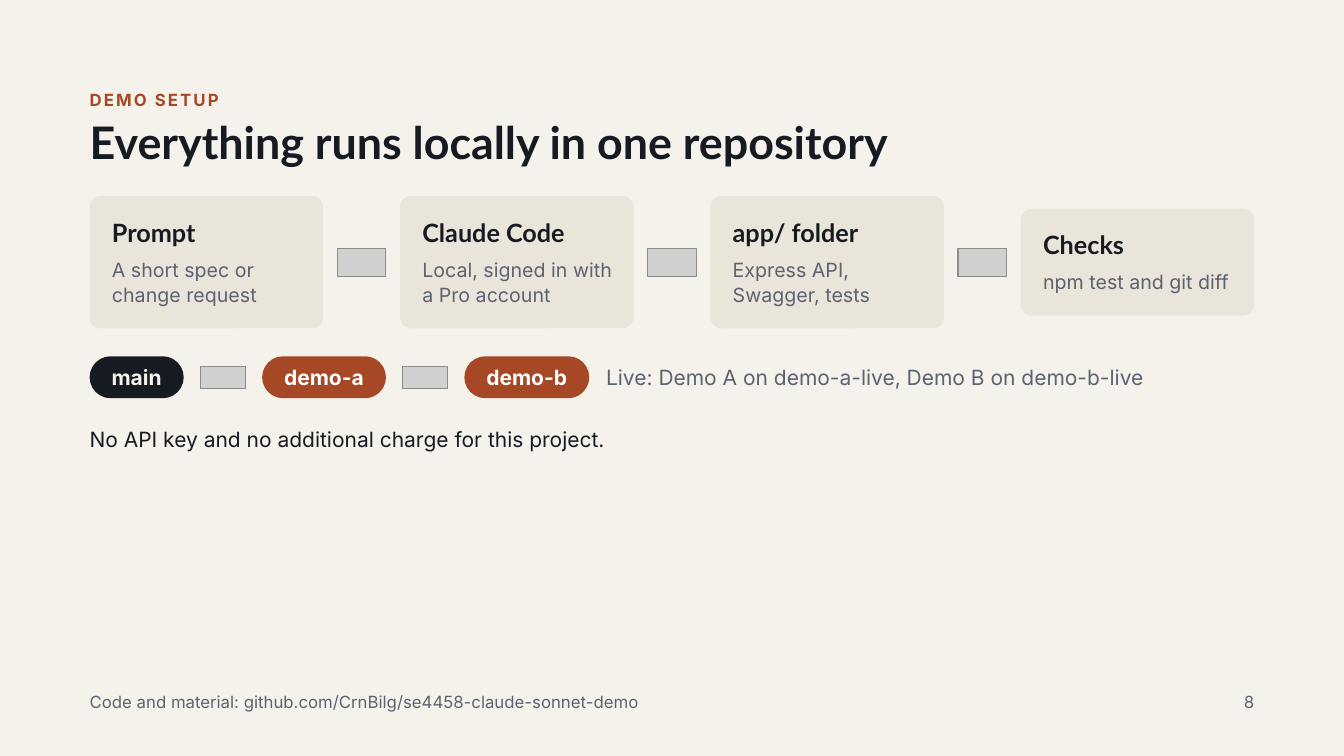
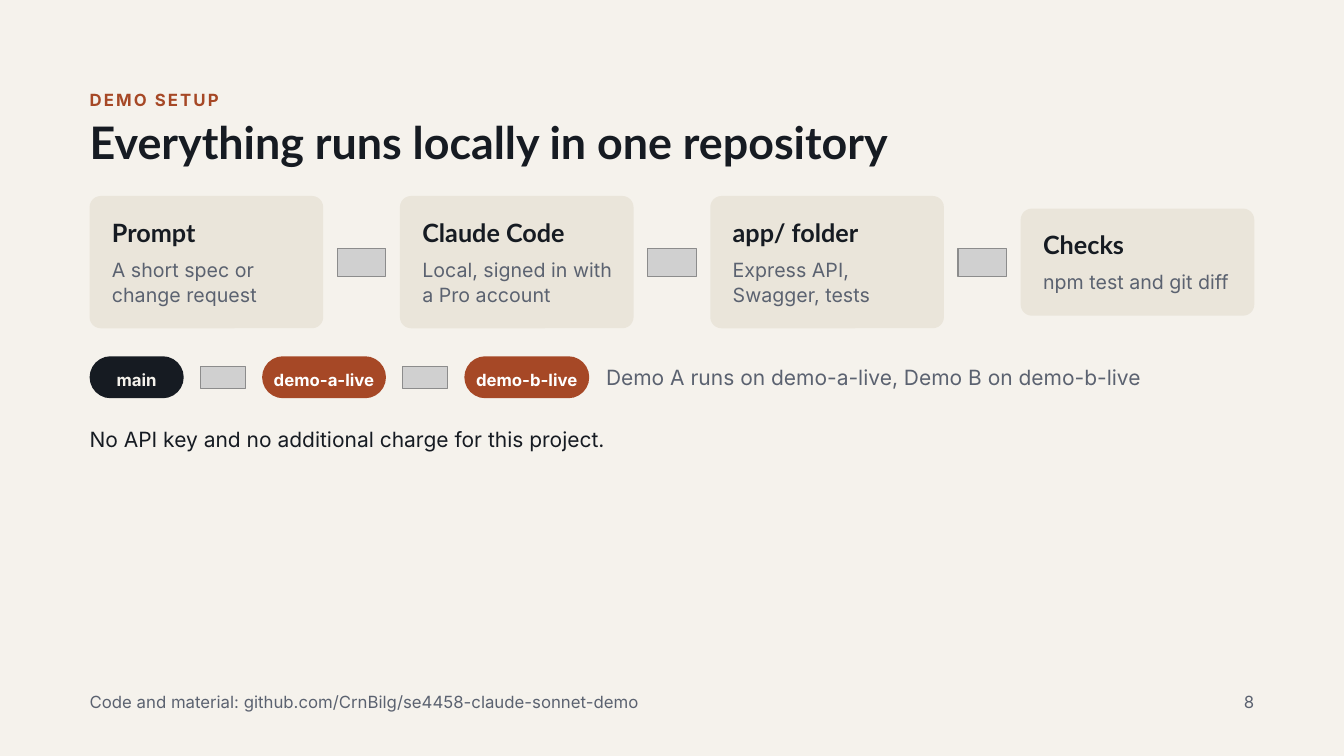
Before and after one commit to CrnBilg/se4458-claude-sonnet-demo, a slide deck: slide 8 of slides/Claude_Sonnet_SE4458_Verified.pptx. Drawn at 1344x756 pixels with LibreOffice and Linux fonts; fonts in the diff are those of the drawing; grey boxes stand for pictures. Boxes give left, top, right and bottom in pixels: in the first picture for what was removed or moved away, otherwise in the second. Text is boxed around its words. In the diff, an @@ line names an element or a change of style, - is before the commit and + after.

```diff
--- a/slides/Claude_Sonnet_SE4458_Verified.pptx
+++ b/slides/Claude_Sonnet_SE4458_Verified.pptx
@@ rounded rectangle "main" at (x1=90, y1=356, x2=184, y2=398): size 15 to 12 pt @@
@@ text in rounded rectangle at (x1=274, y1=373, x2=374, y2=386): text changed; size 15 to 12 pt @@
-demo-a
+demo-a-live
@@ text in rounded rectangle at (x1=476, y1=373, x2=577, y2=386): text changed; size 15 to 12 pt @@
-demo-b
+demo-b-live
@@ text at (x1=606, y1=369, x2=1141, y2=389): text changed @@
-Live: Demo A on demo-a-live, Demo B on demo-b-live
+Demo A runs on demo-a-live, Demo B on demo-b-live
```
